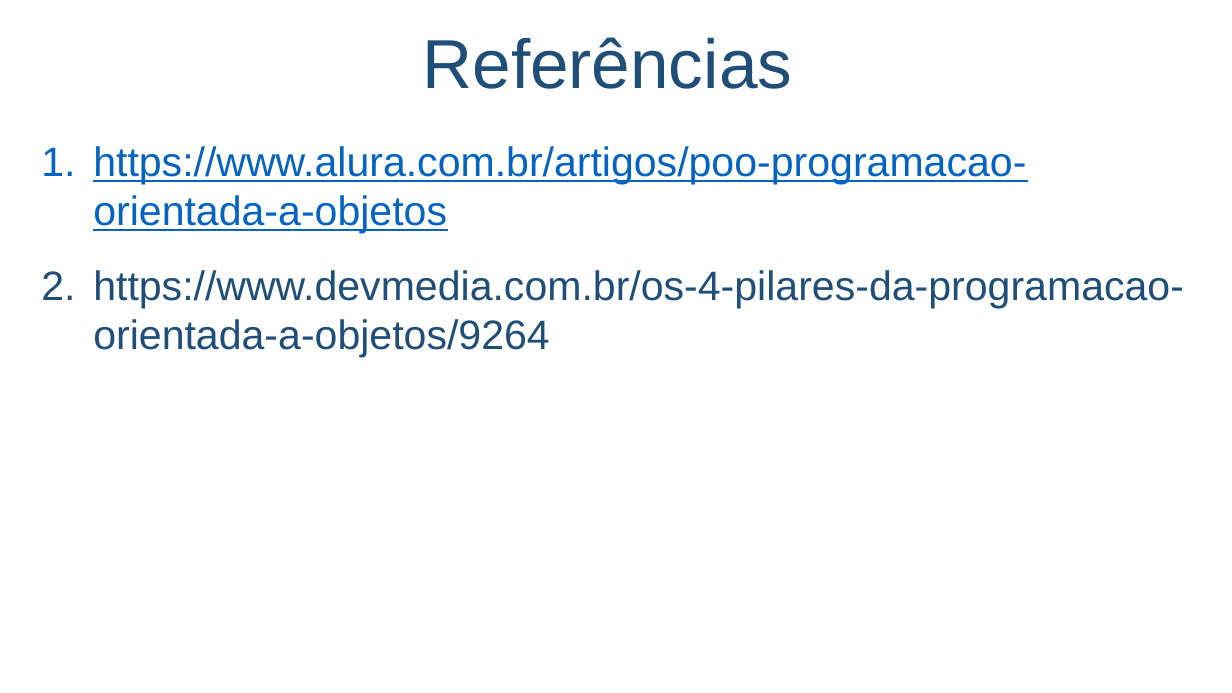
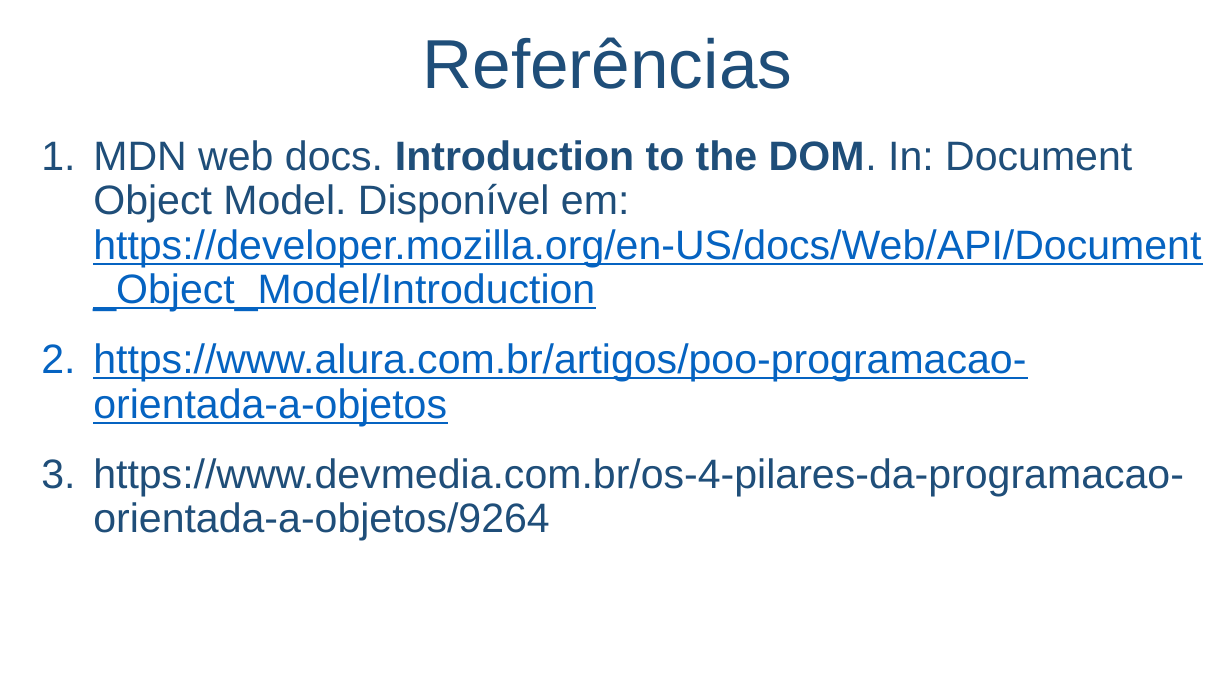
Before and after one commit to salmo-jr/public-slides, a slide deck: slide 11 of React.pptx. Drawn at 1232x693 pixels with LibreOffice and Linux fonts; fonts in the diff are those of the drawing; background and template pictures are left out. Boxes give left, top, right and bottom in pixels: in the first picture for what was removed or moved away, otherwise in the second. Text is boxed around its words. In the diff, an @@ line names an element or a change of style, - is before the commit and + after.

```diff
--- a/React.pptx
+++ b/React.pptx
@@ text at box(93, 140, 1201, 312): paragraph added @@
+1. MDN web docs. Introduction to the DOM. In: Document Object Model. Disponível em: https://developer.mozilla.org/en-US/docs/Web/API/Document_Object_Model/Introduction
@@ text at box(93, 343, 1184, 540): line spacing 1 to 0.9 @@
```
Also in this commit, not shown: 2 other slides changed.
